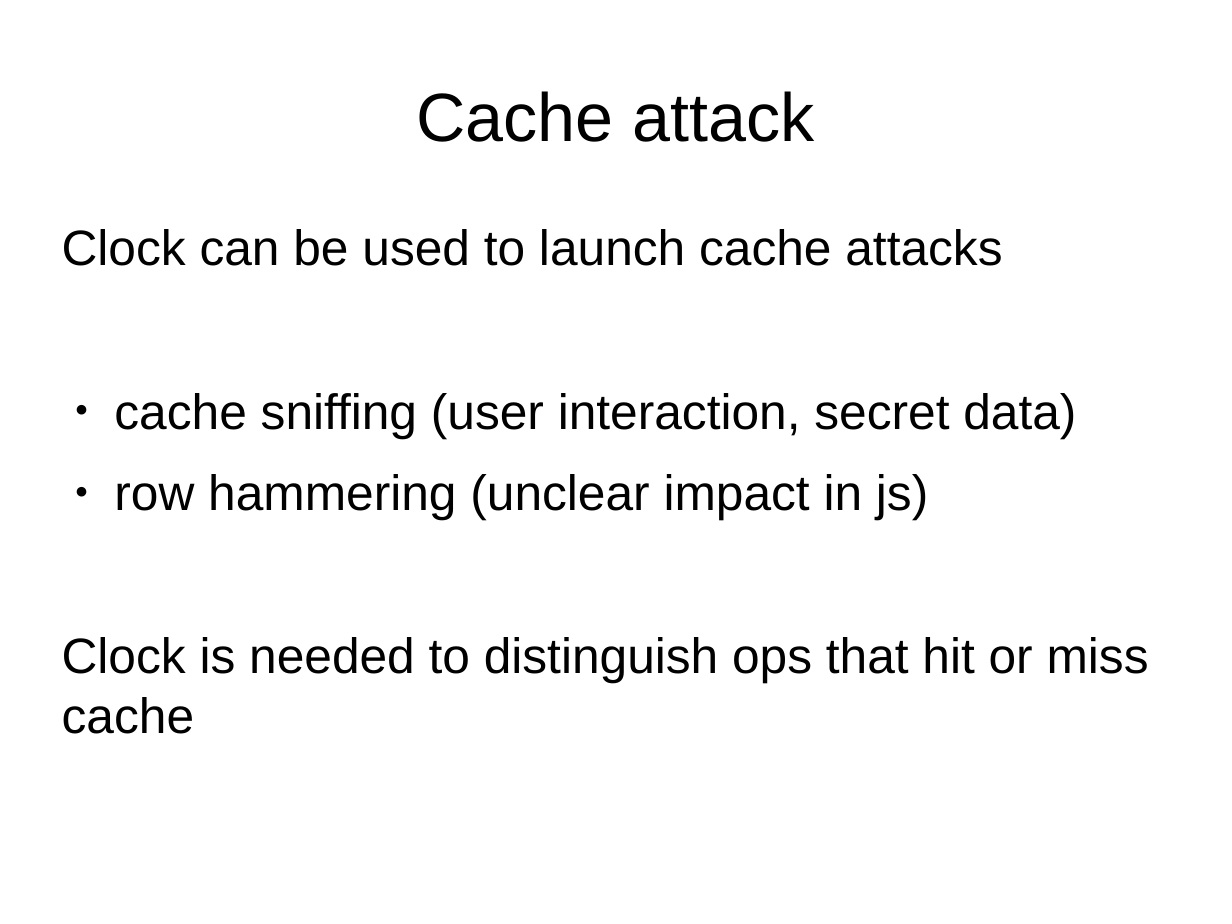
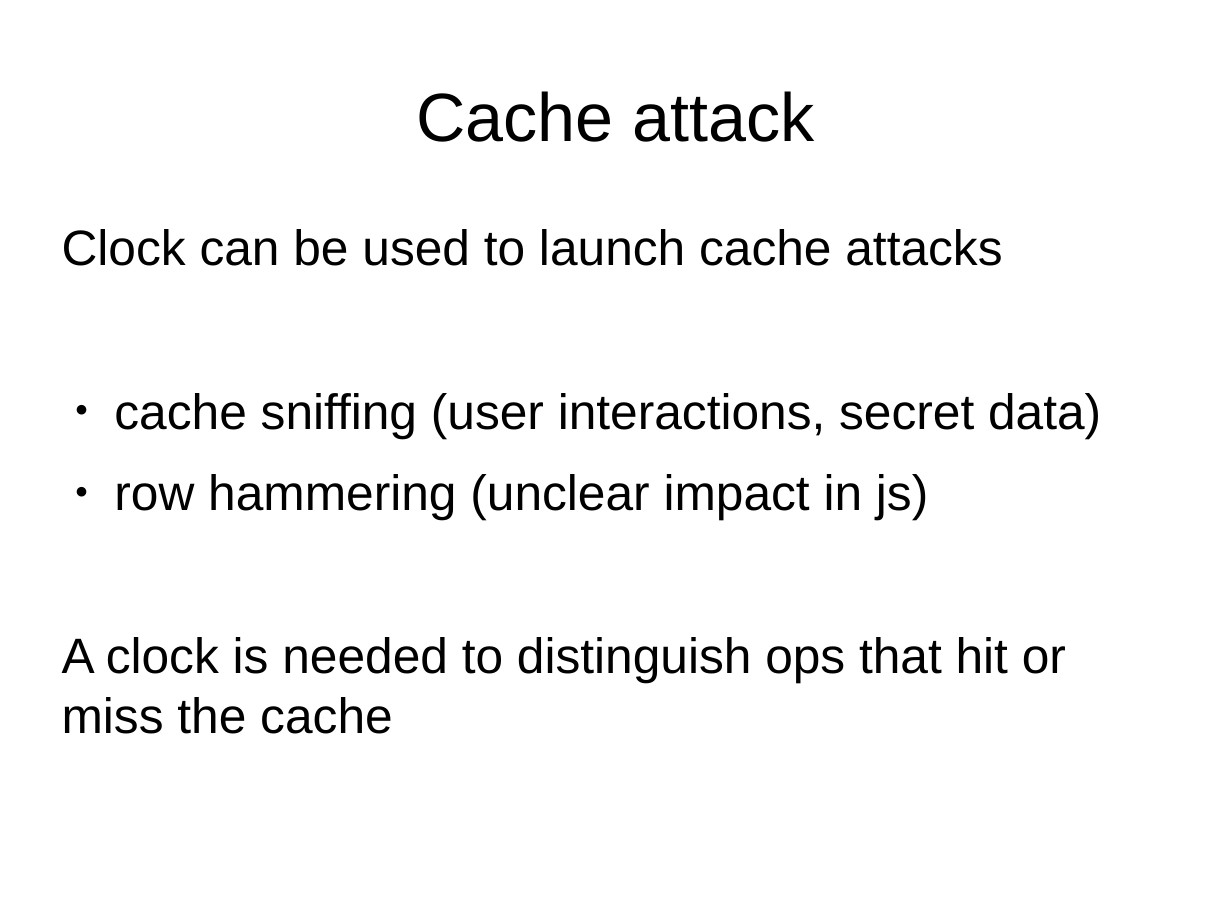
Before and after one commit to tc39/proposal-ecmascript-sharedmem, a slide deck: slide 35 of tc39/presentation-jan-2016.odp (slide 33 before the commit). Drawn at 1232x924 pixels with LibreOffice and Linux fonts; fonts in the diff are those of the drawing. Boxes give left, top, right and bottom in pixels: in the first picture for what was removed or moved away, otherwise in the second. Text is boxed around its words. In the diff, an @@ line names an element or a change of style, - is before the commit and + after.

```diff
--- a/tc39/presentation-jan-2016.odp
+++ b/tc39/presentation-jan-2016.odp
@@ text at <box>114,393,1101,438</box>: text changed @@
-● cache sniffing (user interaction, secret data)
+● cache sniffing (user interactions, secret data)
@@ text at <box>62,637,1066,734</box>: text changed @@
-Clock is needed to distinguish ops that hit or miss cache
+A clock is needed to distinguish ops that hit or miss the cache
```
Also in this commit, not shown: 15 other slides changed, 7 slides added, 1 slide removed, 1 other file.
